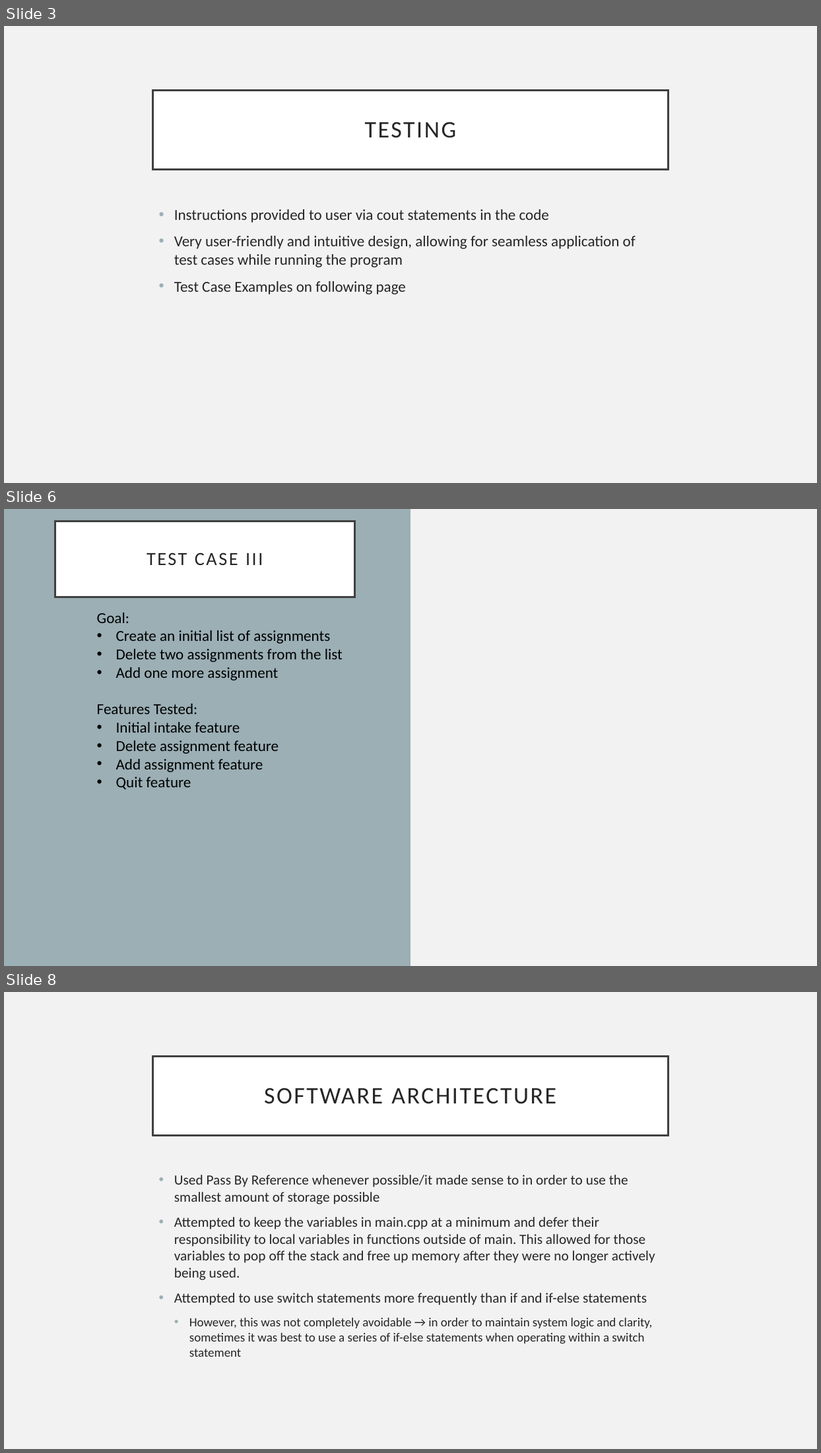
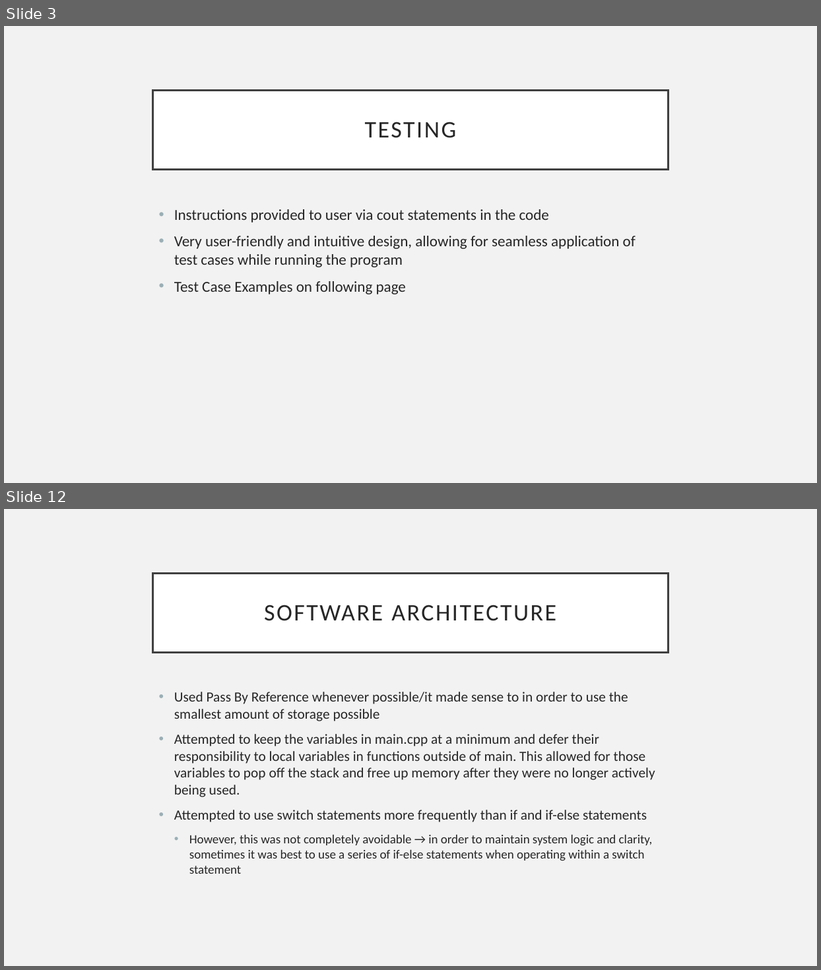
Before and after one commit to kylawilson/EC327FinalProject, a slide deck: doc/ProjectArchitecture.pptx. Shown one above the other, each under a label of ours: slides 3, 6 and 8 before the commit, slides 3 and 12 after it; the slides between them are not shown. The pictures are 821x1453 and 821x970 pixels, drawn with LibreOffice and Linux fonts; fonts in the diff are those of the drawing. Boxes give left, top, right and bottom in pixels: in the first picture for what was removed or moved away, otherwise in the second. Text is boxed around its words. In the diff, an @@ line names an element or a change of style, - is before the commit and + after.

```diff
--- a/doc/ProjectArchitecture.pptx
+++ b/doc/ProjectArchitecture.pptx
@@ slide 6 removed at (x1=4, y1=509, x2=817, y2=966), background #F2F2F2 @@
@@ rectangle removed at (x1=4, y1=509, x2=411, y2=966) @@
@@ title removed at (x1=55, y1=521, x2=355, y2=597) @@
-TEST CASE III
@@ text removed at (x1=97, y1=613, x2=343, y2=789) @@
-Goal:
-• Create an initial list of assignments
-• Delete two assignments from the list
-• Add one more assignment
-Features Tested:
-• Initial intake feature
-• Delete assignment feature
-• Add assignment feature
-• Quit feature
@@ what was slide 8 is now slide 12 @@
```
Also in this commit, not shown: 8 slides added, 3 other slides removed.
